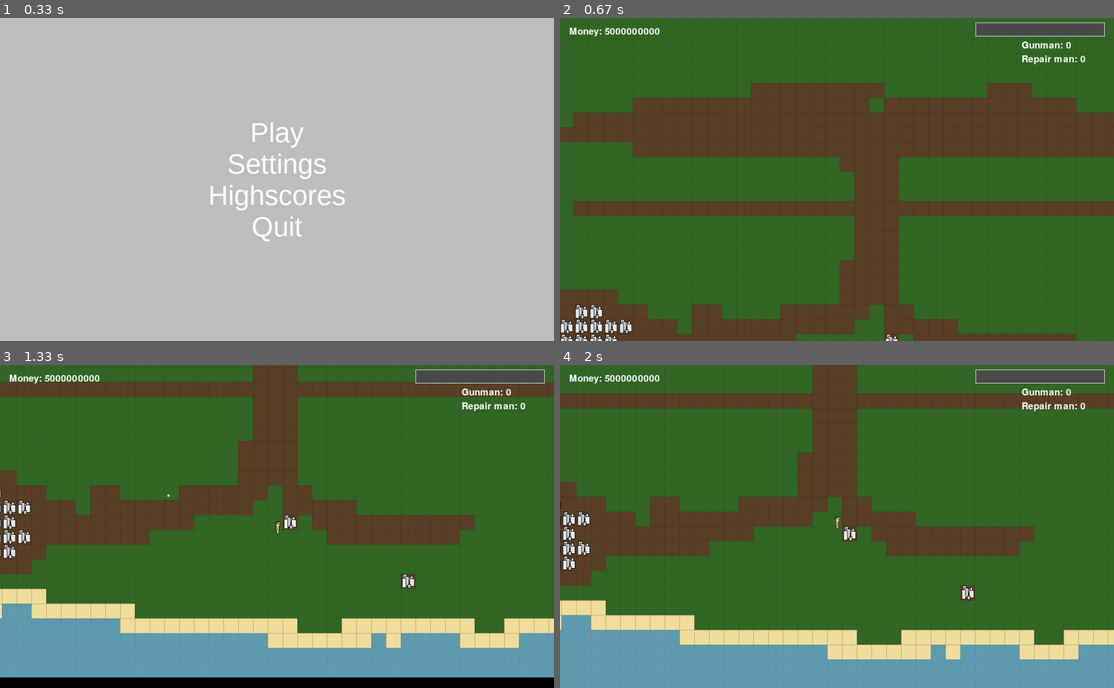
Above: before the commit, frames 1-4 (two rows, left to right).
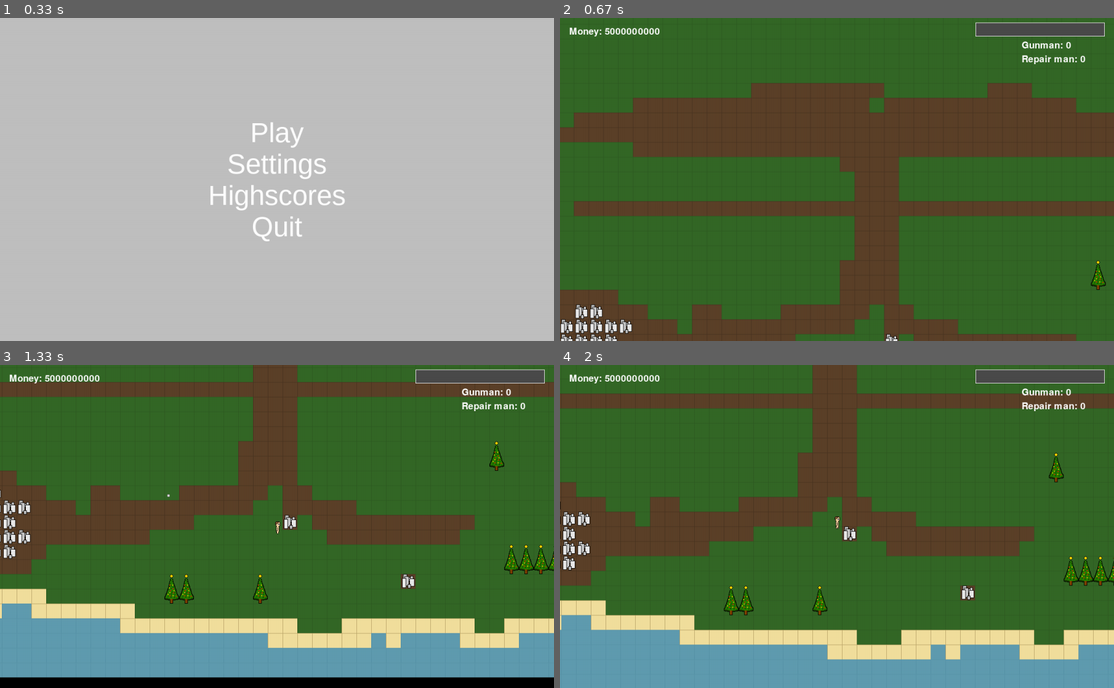
Above: after the commit, the same moments.

Repository: justvulpes/pygame
Game: pygame game, started from Main.py
Two runs of this game, one before a commit and one after it. Both use one fixed random seed, a clock stepped at 60 frames per second and the inputs below.
Inputs (mouse positions are in pixels of both pictures, inside the frame that each line leads up to):
- Up to frame 1 (0.33 s): no input
- Up to frame 2 (0.67 s): click "Play" at 0.38 s
- Up to frame 3 (1.33 s): hold D 0.67-1.13 s; move the mouse to (282, 549) at 0.7 s; click (105, 478) at 1.22 s
- Up to frame 4 (2 s): hold W 1.5-1.8 s; click (665, 600) at 1.58 s; hold D from 1.83 s (still down); click (903, 555) at 1.92 s

Frame 1 is identical in both runs. In frame 2, 0.1% of the frame differs, in the area x 95-99%, y 75-85%; in frame 3, 0.9%; in frame 4, 0.9%, in the area x 29-100%, y 27-78%.

Commit message:
Christmas trees, slowness, quit with X

Diff:
--- a/Main.py
+++ b/Main.py
@@ -1,6 +1,8 @@
 """Main."""
 
 import pygame
+import sys
+
 import KeyListener
 import Popup_menu
 import game_graphics.Display
@@ -14,7 +16,7 @@
 window_title = "Driven Into the Last Corner"  # Title on top of the frame.
 window_width = 1200  # Width of the canvas.
 window_height = 700  # Height of the canvas.
-fps_fix = 1160
+fps_fix = 1660
 
 running = True  # while True game will run.
 
@@ -26,9 +28,11 @@
 def update():
     """Update all."""
     KeyListener.update()
-
     cameraPos()  # update camera position.
     world.update()
+
+    if KeyListener.exit_game is True:
+        sys.exit()
 
 
 def render(display_obj):
@@ -62,6 +66,7 @@
     world.mobs.append(player)
 
     while running:
+
         game_window.clock.tick(game_window.fps)
         pygame.display.set_caption(window_title + " | " + "FPS: %i" % game_window.clock.get_fps())
 
--- a/Menu.py
+++ b/Menu.py
@@ -3,6 +3,8 @@
 import pygame
 import random
 import sys
+
+import KeyListener
 
 inMenu = True
 default_difficulty = "Noob"
--- a/World.py
+++ b/World.py
@@ -82,6 +82,12 @@
                     for projectile in World.tiles_hash[y][x].projectiles:
                         projectile.render(display)
 
+        for y in range((World.camera_y >> 5), (World.camera_y >> 5) + (display.height >> 5) + 2):
+            for x in range((World.camera_x >> 5), (World.camera_x >> 5) + (display.width >> 5) + 2):
+                if World.map_height > y >= 0 and World.map_width > x >= 0:
+                    if World.tiles_hash[y][x].mask is not None:
+                        display.canvas.blit(World.tiles_hash[y][x].mask.pic, ((x << 5) - World.camera_x, (y << 5) - World.camera_y))
+
 
 def set_tile(color, x, y):
     """Set tile."""
@@ -91,7 +97,7 @@
         return
 
     if color == 8382975:
-        World.tiles_hash[y][x] = tiles.Tile.Tile(game_graphics.Sprite.sand)
+        World.tiles_hash[y][x] = tiles.Tile.Tile(game_graphics.Sprite.sand, slow=True)
         return
 
     if color == 16749568:
@@ -115,4 +121,24 @@
         World.tiles_hash[y][x].buildings.append(objects.building.Wall.Wall(x,y))
         return
 
+    if color == 255:
+        World.tiles_hash[y][x] = tiles.Tile.Tile(game_graphics.Sprite.grass, solid=True, high=False, mask=game_graphics.Sprite.christmas_tree_lower)
+        return
+
+    if color == 127:
+        World.tiles_hash[y][x] = tiles.Tile.Tile(game_graphics.Sprite.grass, solid=True, high=False, mask=game_graphics.Sprite.christmas_tree_upper)
+        return
+
+    if color == 15564799:
+        World.tiles_hash[y][x] = tiles.Tile.Tile(game_graphics.Sprite.snow, solid=True, high=False, mask=game_graphics.Sprite.christmas_tree_lower)
+        return
+
+    if color == 14418175:
+        World.tiles_hash[y][x] = tiles.Tile.Tile(game_graphics.Sprite.snow, solid=True, high=False, mask=game_graphics.Sprite.christmas_tree_upper)
+        return
+
+    if color == 16777215:
+        World.tiles_hash[y][x] = tiles.Tile.Tile(game_graphics.Sprite.snow, slow=True)
+        return
+
     World.tiles_hash[y][x] = tiles.Tile.Tile(game_graphics.Sprite.grass)
--- a/game_graphics/Sprite.py
+++ b/game_graphics/Sprite.py
@@ -18,6 +18,7 @@
 dirt = Sprite(32, 32, "game_graphics\\res\\tiles\\dirt.png")
 sand = Sprite(32, 32, "game_graphics\\res\\tiles\\sand.png")
 water = Sprite(32, 32, "game_graphics\\res\\tiles\\water.png")
+snow = Sprite(32, 32, "game_graphics\\res\\tiles\\snow.png")
 ###
 
 # Projectiles
@@ -50,8 +51,10 @@
 # Objects
 stone_source = Sprite(32, 32, "game_graphics\\res\\objects\\stone_source.png")
 wooden_wall = Sprite(32, 32, "game_graphics\\res\\objects\\wooden_wall.png")
+christmas_tree_upper = Sprite(32, 32, "game_graphics\\res\\objects\\christmas_tree_upper.png")
+christmas_tree_lower = Sprite(32, 32, "game_graphics\\res\\objects\\christmas_tree_lower.png")
 
-#-Tower
+# Tower
 tower_1 = Sprite(32, 32, "game_graphics\\res\\objects\\tower\\tower_1.png")
 tower_2 = Sprite(32, 32, "game_graphics\\res\\objects\\tower\\tower_2.png")
 tower_3 = Sprite(32, 32, "game_graphics\\res\\objects\\tower\\tower_3.png")
--- a/objects/mobs/Mob.py
+++ b/objects/mobs/Mob.py
@@ -13,6 +13,8 @@
         """Constructor."""
         super().__init__(x, y)
         self.speed = speed
+        self.speed_original = speed
+        self.multiplier = 0.7
         self.size = size
 
     def update(self):
@@ -25,9 +27,6 @@
 
     def move(self, x, y):
         """Move."""
-        if x != 0 and y != 0:
-            self.move(x, 0)
-            self.move(0, y)
 
         if x != 0:
             if int(self.x + x - (self.size >> 1)) >> 5 >= 0 and int(self.x + x + (self.size >> 1)) >> 5 < World.World.map_width:
@@ -49,11 +48,17 @@
         World.World.projectiles.append(objects.projectiles.Stone.Stone(self.x, self.y, World.World.camera_x + KeyListener.mouseX, World.World.camera_y + KeyListener.mouseY))
 
     def update_tile(self):
+
         if not self.removed:
             self.last_tile = self.current_tile
 
             self.current_tile = World.World.tiles_hash[int(self.y) >> 5][int(self.x) >> 5]
 
+            if self.current_tile.slow:
+                self.speed = self.speed_original * self.multiplier
+            else:
+                self.speed = self.speed_original
+
             if self.current_tile != self.last_tile:
                 if self.last_tile is not None:
                     self.last_tile.mobs.remove(self)
--- a/tiles/Tile.py
+++ b/tiles/Tile.py
@@ -4,7 +4,7 @@
 class Tile:
     """Tile."""
 
-    def __init__(self, sprite, solid=False, high=False, mask=None):
+    def __init__(self, sprite, solid=False, high=False, mask=None, slow=False):
         """Constructor."""
 
         self.sprite = sprite
@@ -12,6 +12,7 @@
 
         self.solid = solid
         self.high = high
+        self.slow = slow
 
         self.mobs = []
         self.projectiles = []
Binary file changed: game_graphics/res/map/map.png
Binary file added: game_graphics/res/objects/christmas_tree_lower.png
Binary file added: game_graphics/res/objects/christmas_tree_upper.png
Binary file added: game_graphics/res/tiles/snow.png
